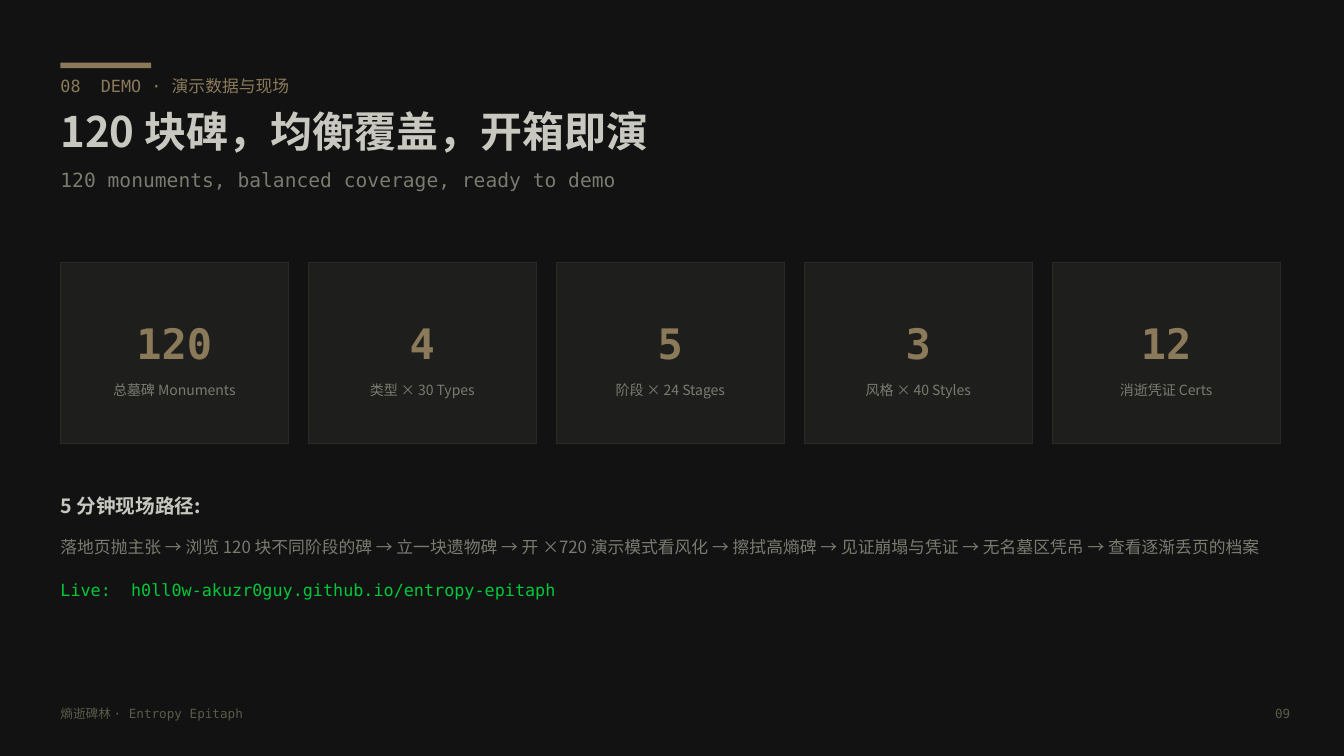
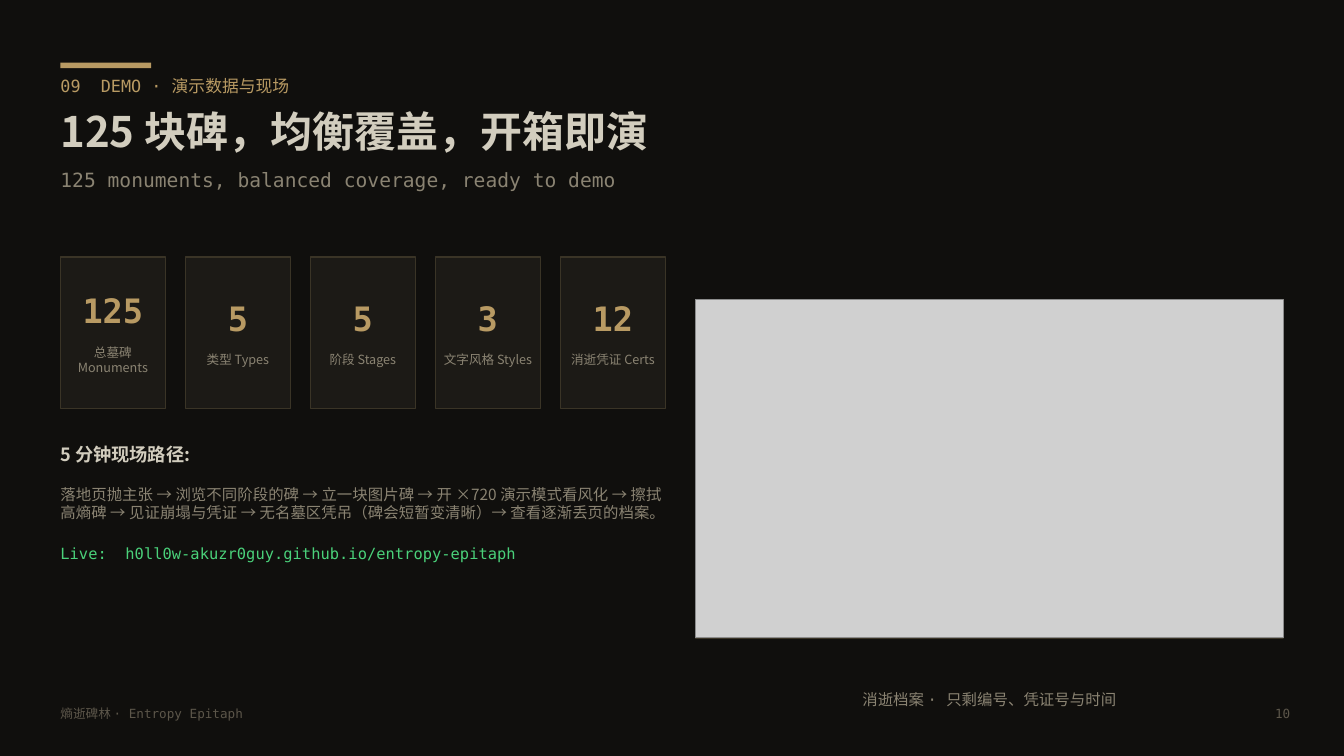
Before and after one commit to h0ll0w-AkuZr0guY/entropy-epitaph, a slide deck: slide 10 of docs/entropy-epitaph-pitch.pptx (slide 9 before the commit). Drawn at 1344x756 pixels with LibreOffice and Linux fonts; fonts in the diff are those of the drawing; grey boxes stand for pictures. Boxes give left, top, right and bottom in pixels: in the first picture for what was removed or moved away, otherwise in the second. Text is boxed around its words. In the diff, an @@ line names an element or a change of style, - is before the commit and + after.

Commit message:
docs: rebuild pitch deck with real product screenshots

```diff
--- a/docs/entropy-epitaph-pitch.pptx
+++ b/docs/entropy-epitaph-pitch.pptx
@@ rectangle at (0, 0, 1344, 756): fill #121212 to #100F0D @@
@@ text at (60, 78, 290, 94): text changed; text colour #8A7A5A to #B89A63 @@
-08 DEMO · 演示数据与现场
+09 DEMO · 演示数据与现场
@@ rectangle at (60, 63, 151, 69): fill #8A7A5A to #B89A63 @@
@@ text at (60, 111, 648, 191): text changed; text colour #7A7A70 to #8A8372 @@
-120 块碑，均衡覆盖，开箱即演
-120 monuments, balanced coverage, ready to demo
+125 块碑，均衡覆盖，开箱即演
+125 monuments, balanced coverage, ready to demo
@@ fill #1E1E1C to #1C1A16; outline #2A2A26 0.75 pt to #3A3426 0.75 pt in 3 elements at (561, 257, 665, 408), (311, 257, 415, 408), (60, 257, 165, 408) @@
@@ rectangle: place and size @@
-rectangle at (60, 262, 288, 444)
+rectangle at (60, 257, 165, 408)
@@ rectangle added at (186, 257, 290, 408), fill #1C1A16, outline #3A3426 0.75 pt @@
@@ rectangle: place and size @@
-rectangle at (309, 262, 536, 444)
+rectangle at (311, 257, 415, 408)
@@ rectangle added at (436, 257, 540, 408), fill #1C1A16, outline #3A3426 0.75 pt @@
@@ rectangle: place and size @@
-rectangle at (557, 262, 784, 444)
+rectangle at (561, 257, 665, 408)
@@ rectangle removed at (805, 262, 1032, 444) @@
@@ rectangle removed at (1053, 262, 1280, 444) @@
@@ text "125": place and size @@
-text "125" at (113, 328, 236, 396)
+text "125" at (78, 298, 148, 372)
@@ text at (83, 298, 144, 324): text changed; size 30 to 24 pt; text colour #8A7A5A to #B89A63 @@
-120
+125
@@ text "5": place and size @@
-text "5" at (616, 328, 725, 399)
+text "5" at (330, 306, 397, 367)
@@ text "3": place and size @@
-text "3" at (866, 328, 971, 398)
+text "3" at (444, 306, 532, 367)
@@ text "12": place and size @@
-text "12" at (1120, 328, 1213, 396)
+text "12" at (571, 306, 654, 365)
@@ text "12" at (571, 306, 654, 365): size 30 to 24 pt, text colour #8A7A5A to #B89A63 in "12"; size 10 to 9 pt, text colour #7A7A70 to #8A8372 in "消逝凭证 Certs" @@
@@ rectangle added at (696, 299, 1284, 638), outline #3A3426 1 pt @@
@@ picture added at (696, 299, 1284, 638) @@
@@ text at (207, 306, 269, 367): text changed; size 10 to 9 pt; text colour #7A7A70 to #8A8372 @@
-4
-类型 × 30 Types
+5
+类型 Types
@@ text at (353, 306, 373, 332): size 30 to 24 pt, text colour #8A7A5A to #B89A63 in "5" @@
@@ text at (478, 306, 498, 332): size 30 to 24 pt, text colour #8A7A5A to #B89A63 in "3" @@
@@ text at (78, 346, 148, 372): size 10 to 9 pt, text colour #7A7A70 to #8A8372 in "总墓碑 Monuments" @@
@@ text at (330, 353, 397, 367): text changed; size 10 to 9 pt; text colour #7A7A70 to #8A8372 @@
-阶段 × 24 Stages
+阶段 Stages
@@ text at (444, 353, 532, 367): text changed; size 10 to 9 pt; text colour #7A7A70 to #8A8372 @@
-风格 × 40 Styles
+文字风格 Styles
@@ text at (60, 445, 515, 563): size 14 to 13 pt, text colour #C8C8C0 to #D2CDBE in "5 分钟现场路径:"; size 12 to 11 pt, text colour #00C83A to #4AD17A in "Live: h0ll0w-akuzr0guy.github.io/entropy-epitaph" @@
@@ text "5 分钟现场路径:": place and size @@
-text "5 分钟现场路径:" at (60, 496, 1259, 600)
+text "5 分钟现场路径:" at (60, 445, 664, 563)
@@ text at (60, 487, 664, 519): text changed; size 12 to 11 pt; text colour #7A7A70 to #8A8372 @@
-落地页抛主张 → 浏览 120 块不同阶段的碑 → 立一块遗物碑 → 开 ×720 演示模式看风化 → 擦拭高熵碑 → 见证崩塌与凭证 → 无名墓区凭吊 → 查看逐渐丢页的档案
+落地页抛主张 → 浏览不同阶段的碑 → 立一块图片碑 → 开 ×720 演示模式看风化 → 擦拭高熵碑 → 见证崩塌与凭证 → 无名墓区凭吊（碑会短暂变清晰）→ 查看逐渐丢页的档案。
@@ text "熵逝碑林 · Entropy Epitaph" at (60, 708, 243, 721): text colour #5A5A4A to #5C564A @@
@@ text added at (862, 692, 1116, 706), 11 pt, text #8A8372 @@
+消逝档案 · 只剩编号、凭证号与时间
@@ text at (1275, 709, 1290, 718): text changed; text colour #5A5A4A to #5C564A @@
-09
+10
```
Also in this commit, not shown: 7 other slides changed, 3 slides added, 2 slides removed, 9 other files.
